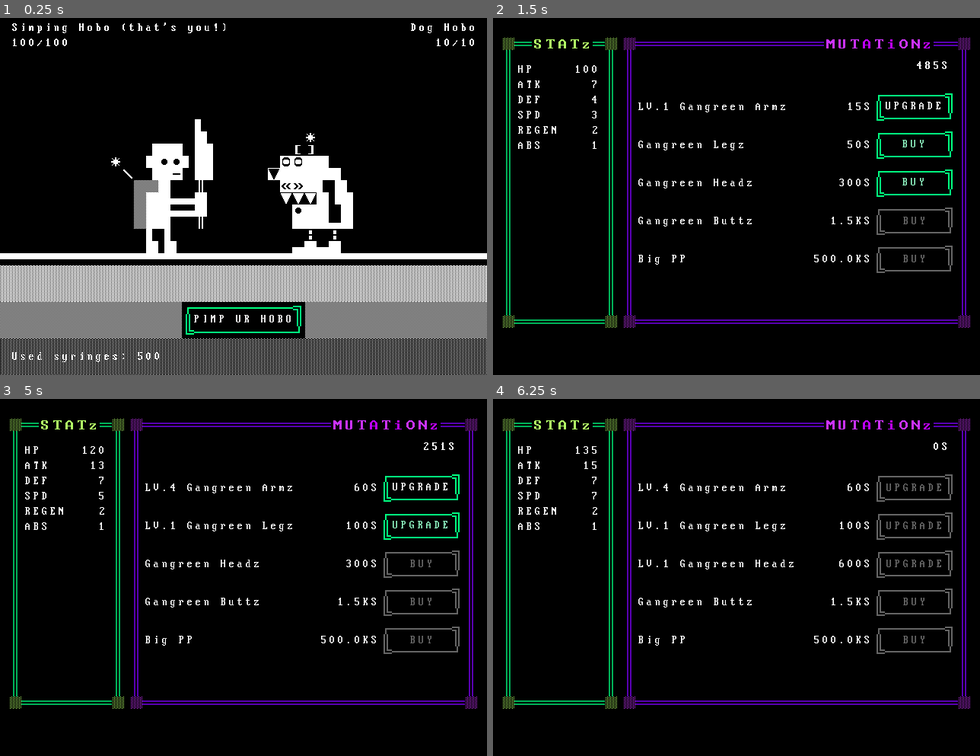
Above: before the commit, frames 1-4 (two rows, left to right).
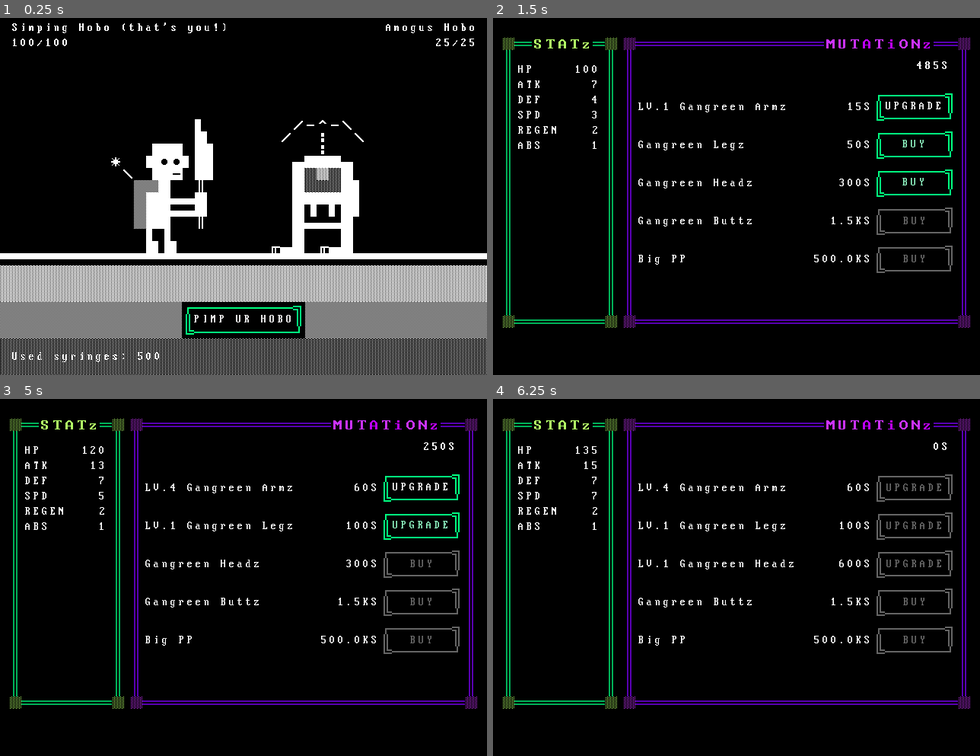
Above: after the commit, the same moments.

Repository: 2shady4u/hobo-battle-arena
Game: Godot game, scene res://src/Game.tscn
Same seed, same stepped clock (60 frames per second), same inputs: the game is played once before the commit and once after it.
Inputs:
- Up to frame 1 (0.25 s): no input
- Up to frame 2 (1.5 s): click "PIMP UR HOBO" at 0.5 s; click "BUY" at 1.25 s
- Up to frame 3 (5 s): click "UPGRADE" at 2 s; click "UPGRADE" at 2.75 s; click "BUY" at 3.5 s; click "UPGRADE" at 4.25 s
- Up to frame 4 (6.25 s): tap Enter (ui_accept) at 5, 5.27 s; click "BUY" at 5.75 s

The runs differ from the first frame. In frame 1, 2.2% of the frame differs, in the area x 55-98%, y 1-66%; in frame 2, nothing differs; in frame 3, less than 0.1%; in frame 4, nothing differs.

Commit message:
Add AmogusHobo.tres

Diff:
--- /dev/null
+++ b/godot_project/resources/hobo_monsters/AmogusHobo.tres
@@ -0,0 +1,13 @@
+[gd_resource type="Resource" load_steps=3 format=2]
+
+[ext_resource path="res://src/resources/HoboMonster.gd" type="Script" id=1]
+[ext_resource path="res://textures/amogushobo.png" type="Texture" id=2]
+
+[resource]
+script = ExtResource( 1 )
+name = "Amogus Hobo"
+health_points = 25
+attack_damage = 1
+attack_speed = 1
+currency_on_death = 5
+texture = ExtResource( 2 )
--- a/godot_project/src/game/BattleUI.gd
+++ b/godot_project/src/game/BattleUI.gd
@@ -5,7 +5,8 @@
 const HOBO_MONSTERS := [
 	preload("res://resources/hobo_monsters/DogHobo.tres"),
 	preload("res://resources/hobo_monsters/LoveHobo.tres"),
-	preload("res://resources/hobo_monsters/MonsterHobo.tres")
+	preload("res://resources/hobo_monsters/MonsterHobo.tres"),
+	preload("res://resources/hobo_monsters/AmogusHobo.tres")
 ]
 
 onready var _player_name_label := $MarginContainer/HB/PlayerVBox/NameLabel
Binary file added: godot_project/textures/amogushobo.png
Not shown, added: godot_project/textures/amogushobo.png.import
Not shown, added: godot_project/textures/amogushobo.xp
